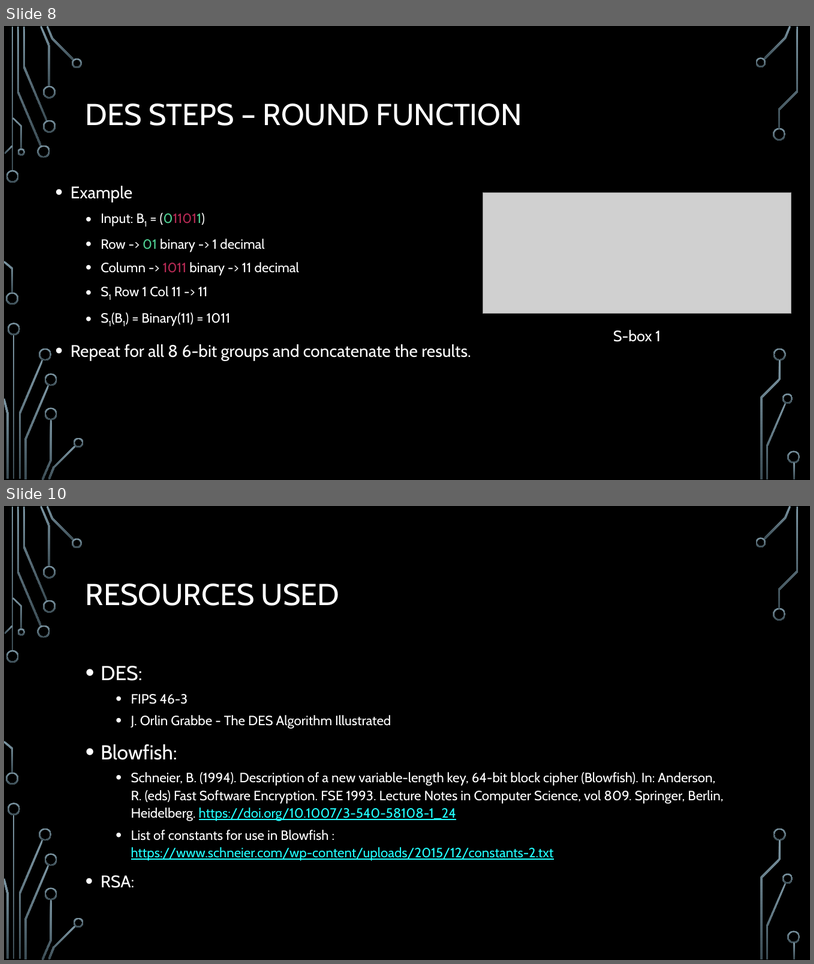
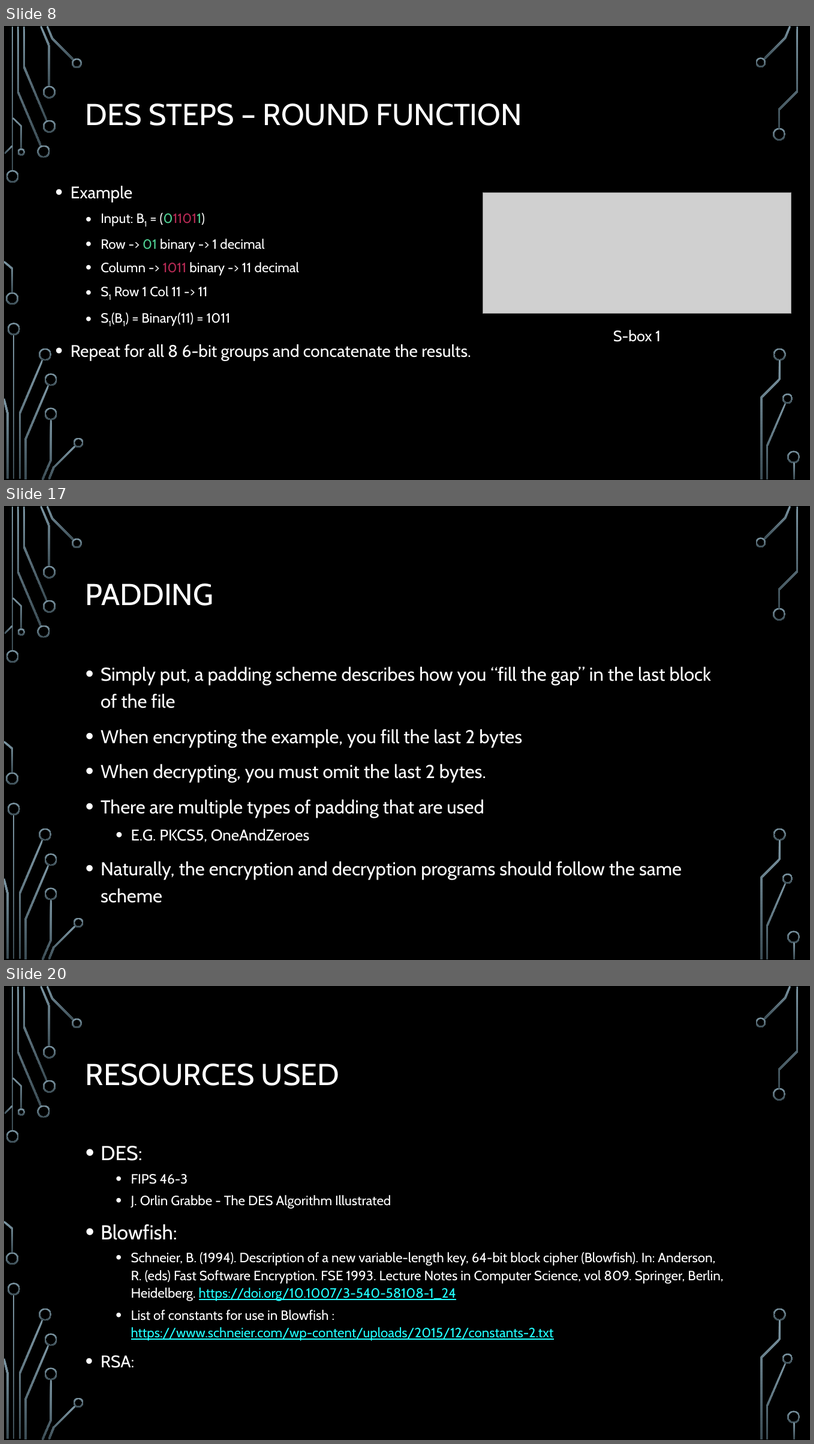
Before and after one commit to barna-tudor/SC-Final-Project, a slide deck: Security & cryptography final project.pptx. Shown one above the other, each under a label of ours: slides 8 and 10 before the commit, slides 8, 17 and 20 after it; the slides between them are not shown. The pictures are 814x964 and 814x1444 pixels, drawn with LibreOffice and Linux fonts; fonts in the diff are those of the drawing; grey boxes stand for pictures; background and template pictures are left out. Boxes give left, top, right and bottom in pixels: in the first picture for what was removed or moved away, otherwise in the second. Text is boxed around its words. In the diff, an @@ line names an element or a change of style, - is before the commit and + after.

```diff
--- a/Security & cryptography final project.pptx
+++ b/Security & cryptography final project.pptx
@@ slide 17 added at (x1=4, y1=506, x2=810, y2=960), background picture (left out); not listed: 36 template elements that a slide beside it also shows @@
@@ title added at (x1=86, y1=583, x2=213, y2=606), 36 pt, text #FFFFFF @@
+PADDING
@@ text added at (x1=101, y1=666, x2=712, y2=880), 22.2 pt, text #FFFFFF @@
+• Simply put, a padding scheme describes how you “fill the gap” in the last block of the file
+• When encrypting the example, you fill the last 2 bytes
+• When decrypting, you must omit the last 2 bytes.
+• There are multiple types of padding that are used
+  • E.G. PKCS5, OneAndZeroes
+• Naturally, the encryption and decryption programs should follow the same scheme
@@ what was slide 10 is now slide 20 @@
```
Also in this commit, not shown: 4 slides changed, 9 other slides added.
